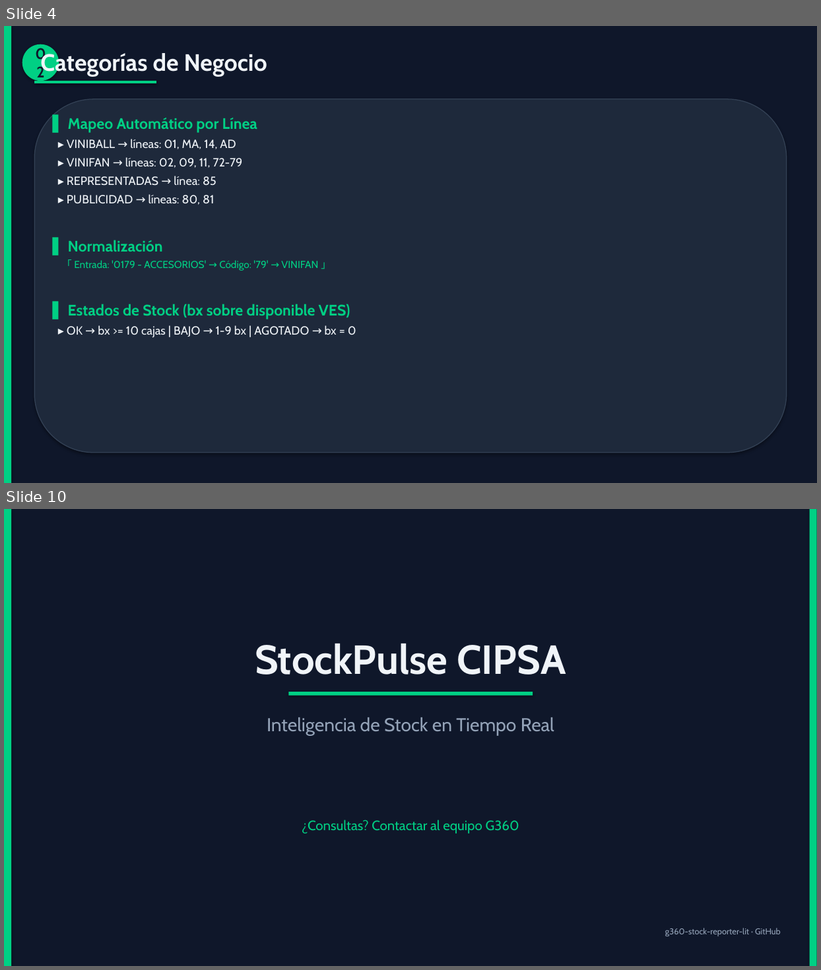
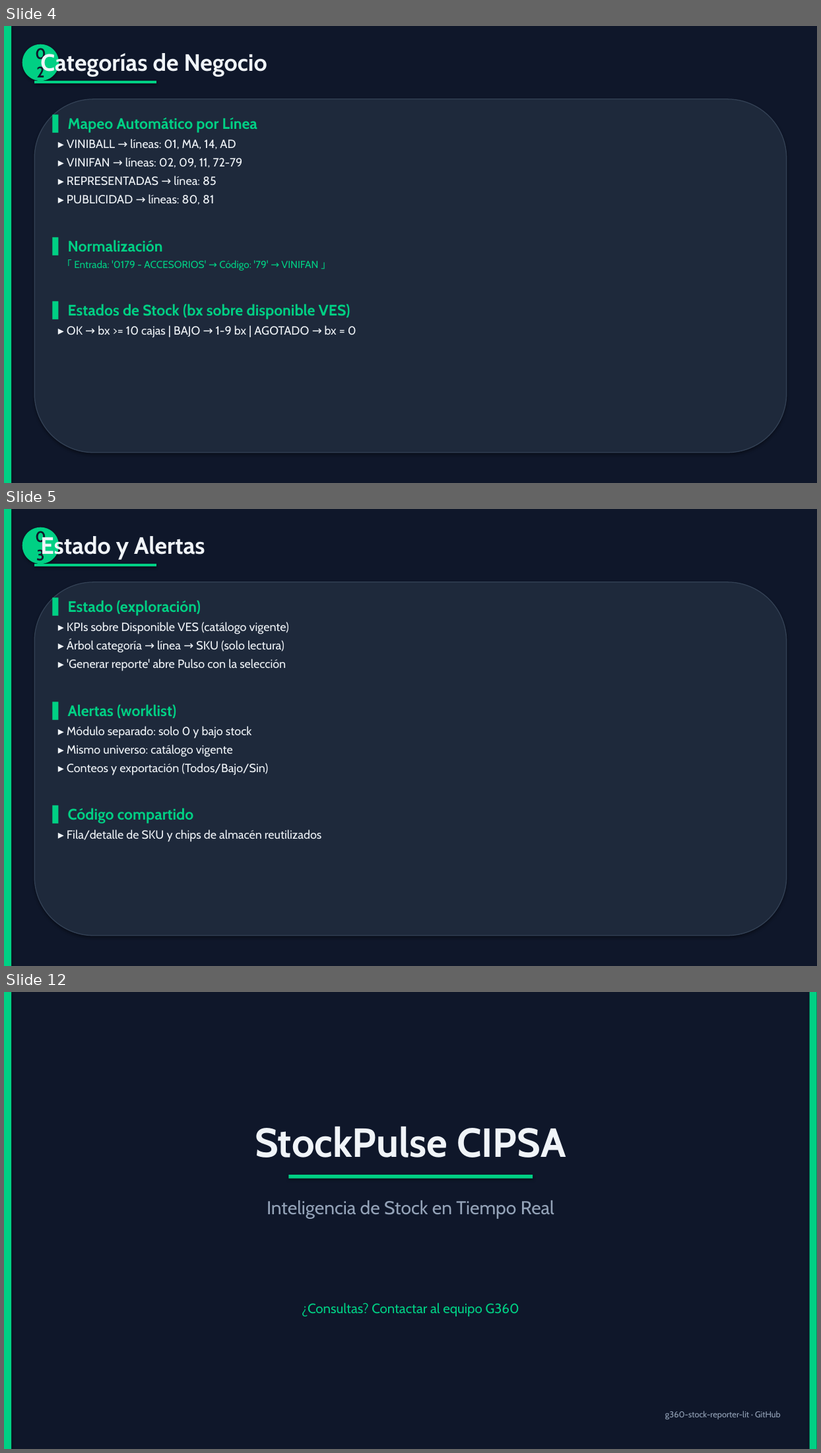
Before and after one commit to carloscus/g360-stock-reporter, a slide deck: scripts/StockPulse_Manual_Tecnico.pptx. Shown one above the other, each under a label of ours: slides 4 and 10 before the commit, slides 4, 5 and 12 after it; the slides between them are not shown. The pictures are 821x970 and 821x1453 pixels, drawn with LibreOffice and Linux fonts; fonts in the diff are those of the drawing. Boxes give left, top, right and bottom in pixels: in the first picture for what was removed or moved away, otherwise in the second. Text is boxed around its words. In the diff, an @@ line names an element or a change of style, - is before the commit and + after.

Commit message:
docs: actualizar manual tecnico (12 slides) al estado actual
- Estado y Alertas como modulos separados; arbol 3 niveles y worklist
- Busqueda avanzada multi-select y compartir SKU/VES con respaldo
- Jerarquia completa VES/129/40/121/92/122 y perfiles XLSX
- Acceso local simulado y CI/CD con tests (Node 22, Actions + artifact)

```diff
--- a/scripts/StockPulse_Manual_Tecnico.pptx
+++ b/scripts/StockPulse_Manual_Tecnico.pptx
@@ slide 5 added at (x1=4, y1=509, x2=817, y2=966), background #FFFFFF @@
@@ rectangle added at (x1=4, y1=509, x2=817, y2=966), fill #0F172A @@
@@ rectangle added at (x1=4, y1=509, x2=11, y2=966), fill #00D084 @@
@@ ellipse added at (x1=22, y1=527, x2=59, y2=564), fill #00D084, 18 pt, text #0F172A, bold @@
+03
@@ text added at (x1=40, y1=533, x2=205, y2=559), 28 pt, text #F0F4F8, bold @@
+Estado y Alertas
@@ rectangle added at (x1=34, y1=564, x2=156, y2=566), fill #00D084 @@
@@ rounded rectangle added at (x1=34, y1=582, x2=787, y2=936), fill #1E293B, outline #334155 1 pt @@
@@ text added at (x1=67, y1=600, x2=322, y2=842), 14 pt, text #F0F4F8 @@
+▌ Estado (exploración)
+▸ KPIs sobre Disponible VES (catálogo vigente)
+▸ Árbol categoría → línea → SKU (solo lectura)
+▸ 'Generar reporte' abre Pulso con la selección
+▌ Alertas (worklist)
+▸ Módulo separado: solo 0 y bajo stock
+▸ Mismo universo: catálogo vigente
+▸ Conteos y exportación (Todos/Bajo/Sin)
+▌ Código compartido
+▸ Fila/detalle de SKU y chips de almacén reutilizados
@@ what was slide 10 is now slide 12 @@
```
Also in this commit, not shown: 4 slides changed, 3 other slides added, 2 slides removed, 1 other file.
